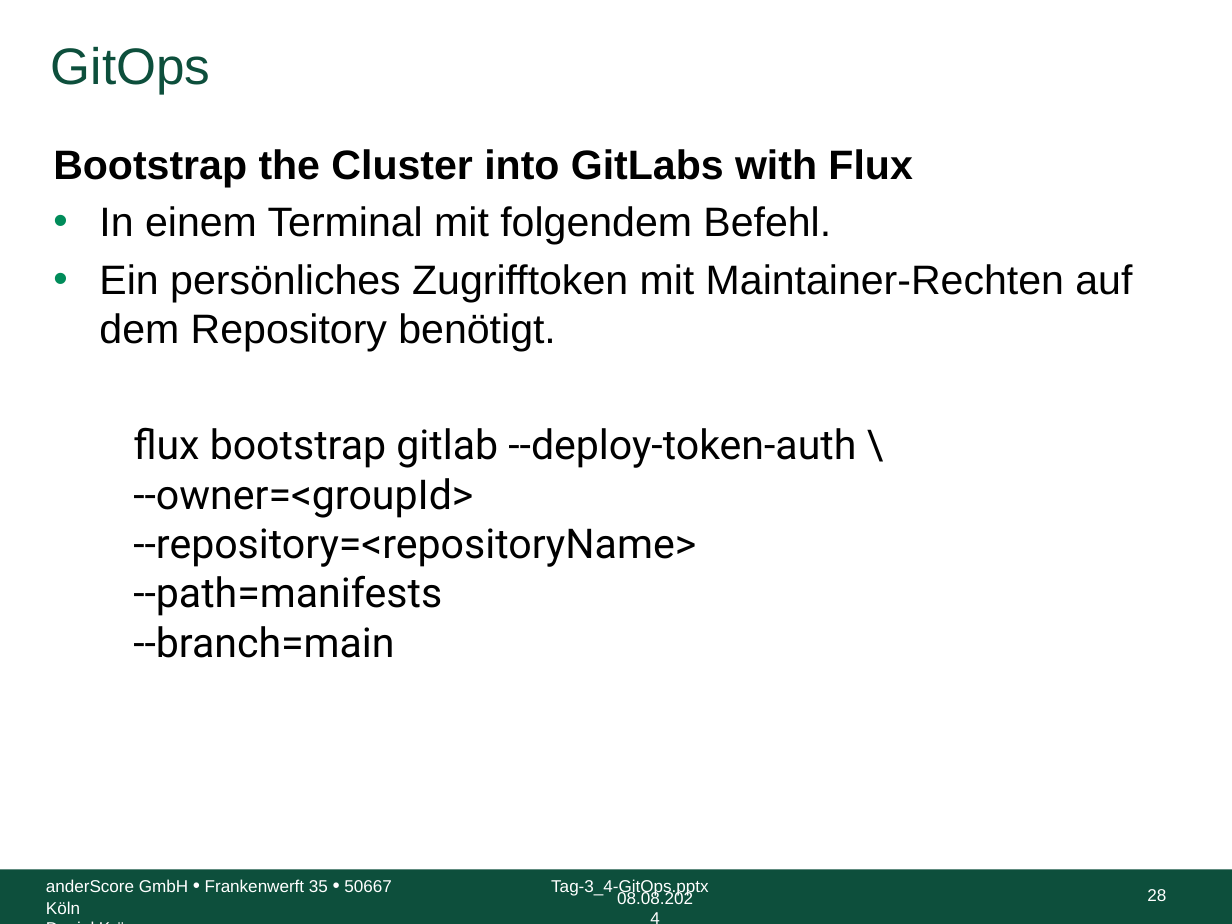
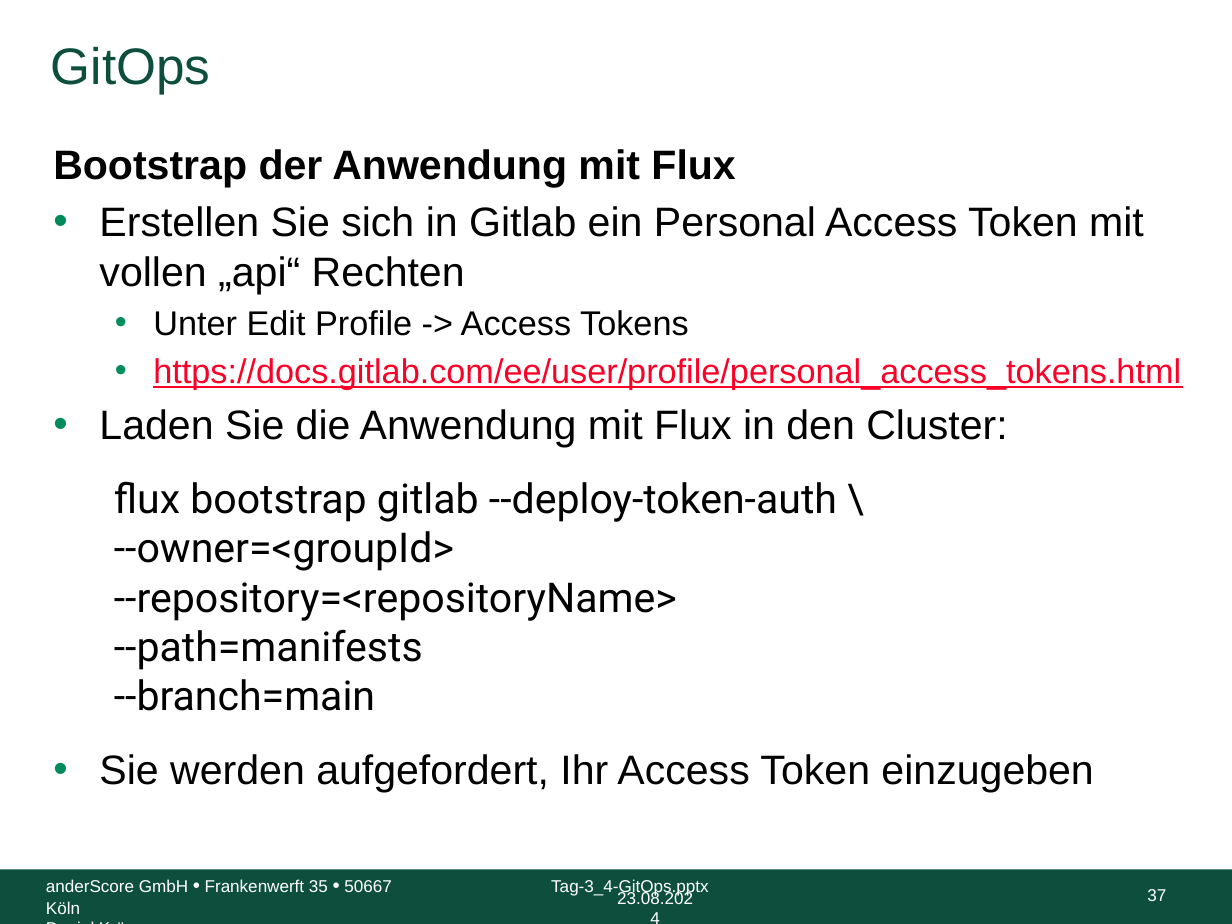
Before and after one commit to anderscore-gmbh/gitlab, a slide deck: slide 37 of slides/Tag-3_4-GitOps.pptx (slide 28 before the commit). Drawn at 1232x924 pixels with LibreOffice and Linux fonts; fonts in the diff are those of the drawing; background and template pictures are left out. Boxes give left, top, right and bottom in pixels: in the first picture for what was removed or moved away, otherwise in the second. Text is boxed around its words. In the diff, an @@ line names an element or a change of style, - is before the commit and + after.

```diff
--- a/slides/Tag-3_4-GitOps.pptx
+++ b/slides/Tag-3_4-GitOps.pptx
@@ text at <box>53,149,1181,792</box>: text changed @@
-Bootstrap the Cluster into GitLabs with Flux
-• In einem Terminal mit folgendem Befehl.
-• Ein persönliches Zugrifftoken mit Maintainer-Rechten auf dem Repository benötigt.
+Bootstrap der Anwendung mit Flux
+• Erstellen Sie sich in Gitlab ein Personal Access Token mit vollen „api“ Rechten
+  • Unter Edit Profile -> Access Tokens
+  • https://docs.gitlab.com/ee/user/profile/personal_access_tokens.html
+• Laden Sie die Anwendung mit Flux in den Cluster:
+• Sie werden aufgefordert, Ihr Access Token einzugeben
@@ text "flux bootstrap gitlab --deploy-token-auth \": place and size @@
-text "flux bootstrap gitlab --deploy-token-auth \" at <box>133,427,856,658</box>
+text "flux bootstrap gitlab --deploy-token-auth \" at <box>114,481,837,711</box>
@@ text at <box>617,890,693,904</box>: text changed @@
-08.08.2024
+23.08.2024
@@ page number at <box>1147,889,1166,901</box>: text changed @@
-28
+37
```
Also in this commit, not shown: 44 other slides changed, 9 slides added.
